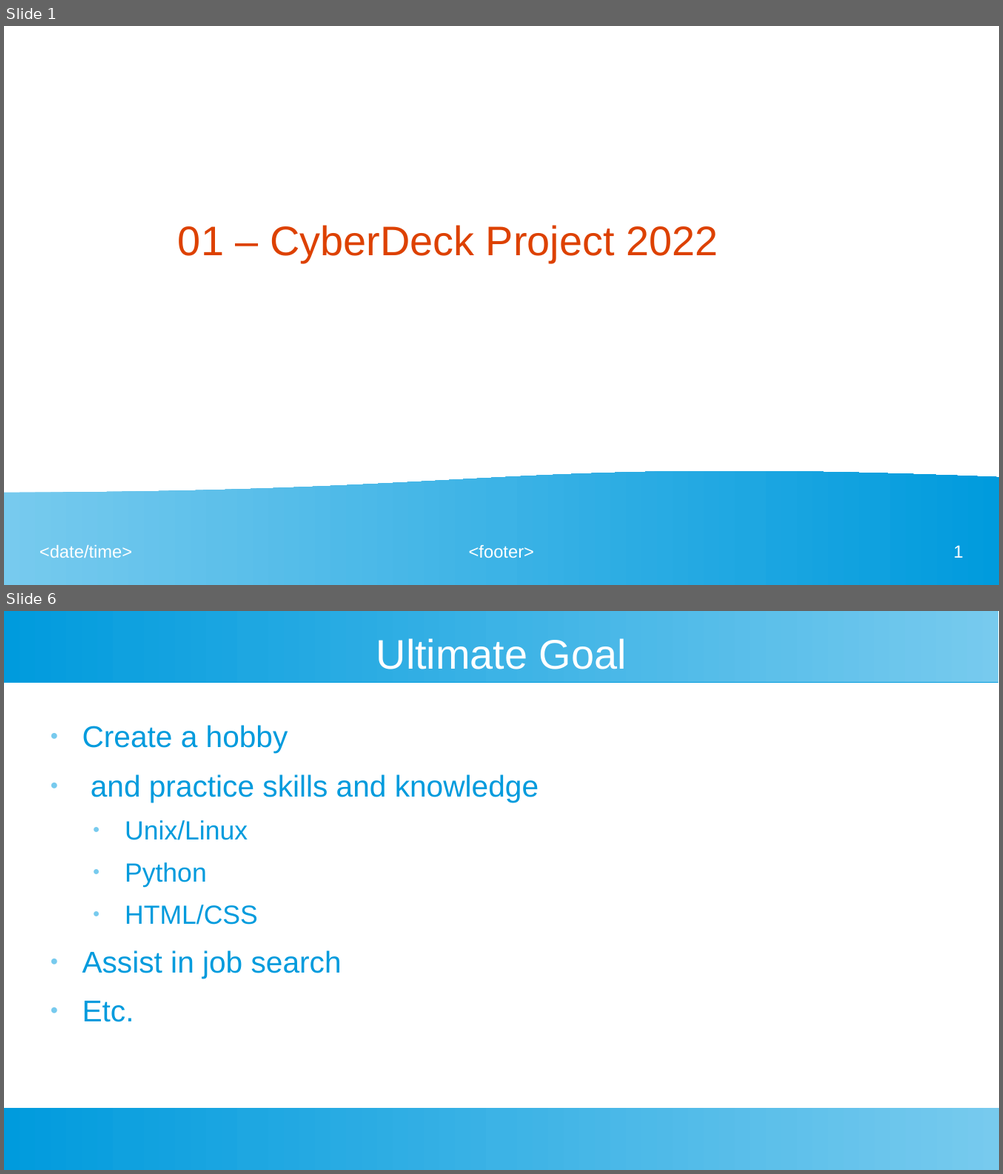
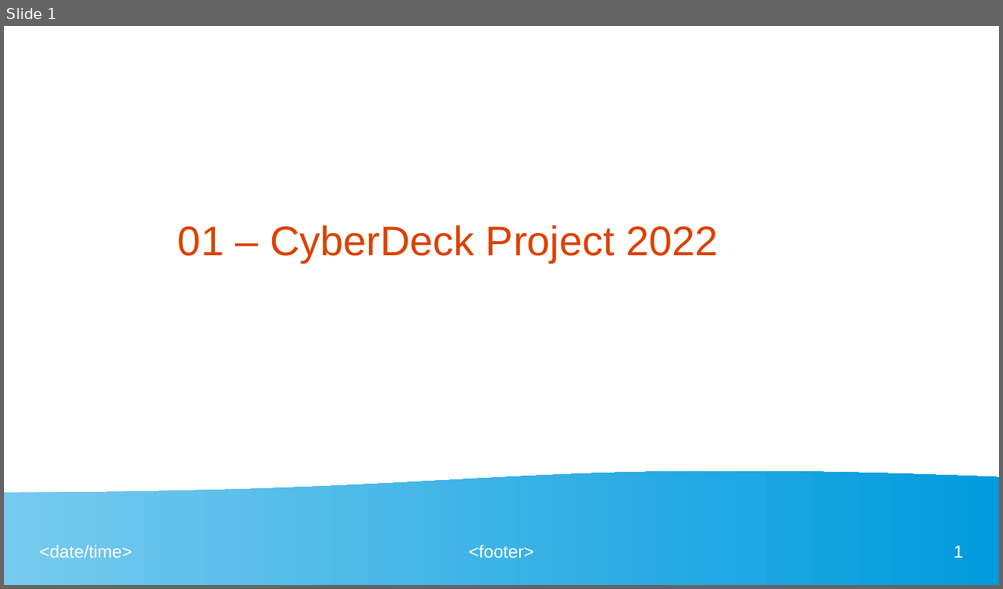
Before and after one commit to Genadeb/cyberdeck, a slide deck: prep/documents/vlog01.odp. Shown one above the other, each under a label of ours: slides 1 and 6 before the commit, slide 1 after it; the slides between them are not shown. The pictures are 1003x1174 and 1003x589 pixels, drawn with LibreOffice and Linux fonts; fonts in the diff are those of the drawing. Boxes give left, top, right and bottom in pixels: in the first picture for what was removed or moved away, otherwise in the second. Text is boxed around its words. In the diff, an @@ line names an element or a change of style, - is before the commit and + after.

```diff
--- a/prep/documents/vlog01.odp
+++ b/prep/documents/vlog01.odp
@@ slide 6 removed at bbox=[4, 611, 999, 1170], background #FFFFFF @@
@@ rectangle removed at bbox=[4, 611, 999, 682] @@
@@ title removed at bbox=[376, 638, 626, 669] @@
-Ultimate Goal
@@ text removed at bbox=[82, 725, 538, 1022] @@
-● Create a hobby
-● and practice skills and knowledge
-  ● Unix/Linux
-  ● Python
-  ● HTML/CSS
-● Assist in job search
-● Etc.
@@ rectangle removed at bbox=[4, 1108, 999, 1170] @@
```
Also in this commit, not shown: 4 slides changed, 3 slides added, 1 other slide removed, 7 other files.
